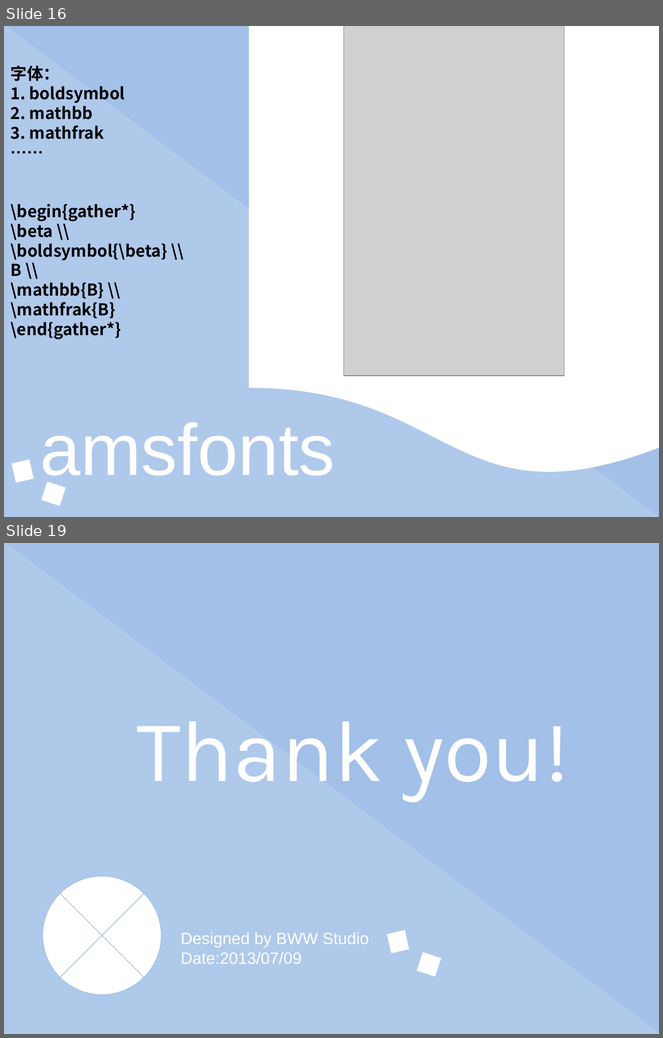
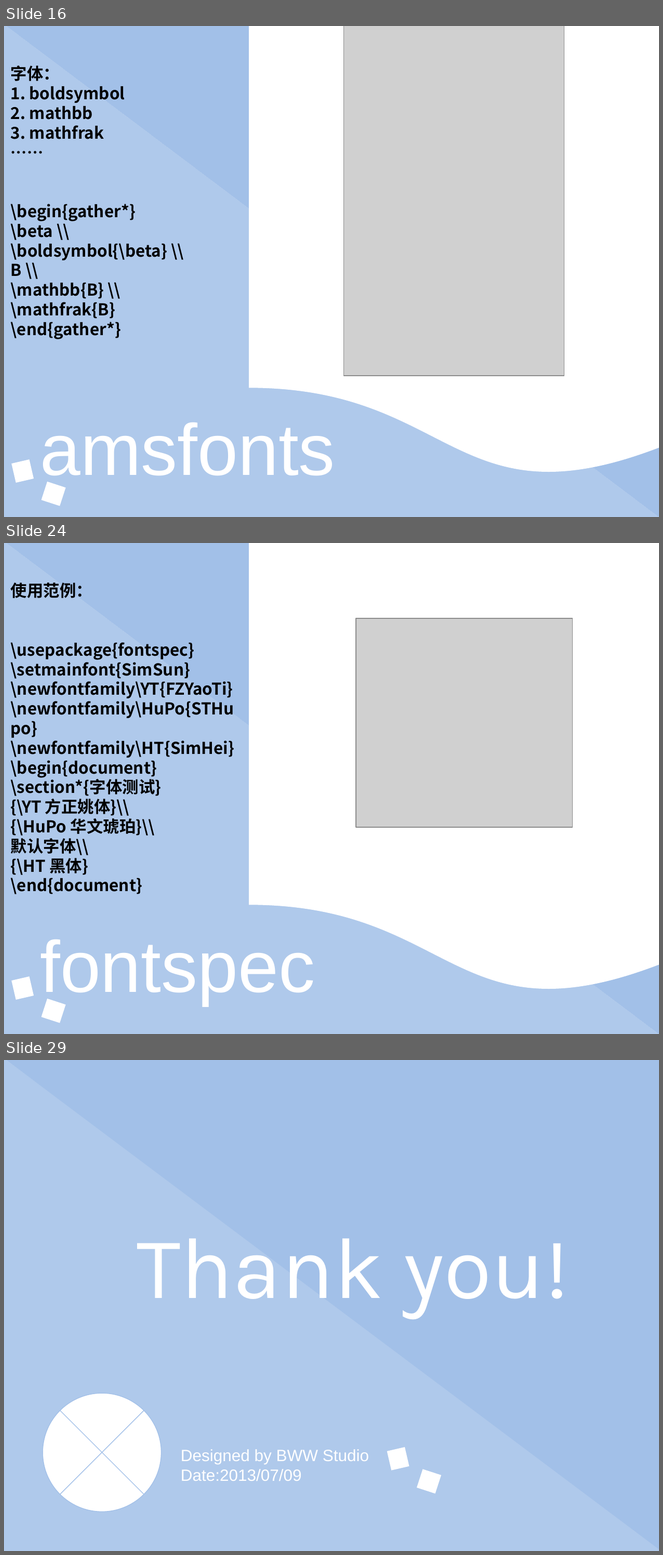
Before and after one commit to eesast/lectures, a slide deck: drafts/latex/常用宏包及其他高阶内容.pptx. Shown one above the other, each under a label of ours: slides 16 and 19 before the commit, slides 16, 24 and 29 after it; the slides between them are not shown. The pictures are 663x1038 and 663x1555 pixels, drawn with LibreOffice and Linux fonts; fonts in the diff are those of the drawing; grey boxes stand for pictures. Boxes give left, top, right and bottom in pixels: in the first picture for what was removed or moved away, otherwise in the second. Text is boxed around its words. In the diff, an @@ line names an element or a change of style, - is before the commit and + after.

```diff
--- a/drafts/latex/常用宏包及其他高阶内容.pptx
+++ b/drafts/latex/常用宏包及其他高阶内容.pptx
@@ slide 24 added at (x1=4, y1=543, x2=659, y2=1034), background #FFFFFF @@
@@ right triangle added at (x1=4, y1=543, x2=659, y2=1034), fill #A2C0E8 at 85% opacity @@
@@ right triangle added at (x1=4, y1=543, x2=659, y2=1034), fill #A2C0E8 @@
@@ flow chart document added at (x1=249, y1=543, x2=659, y2=995), fill #FFFFFF @@
@@ text added at (x1=11, y1=583, x2=235, y2=895), 18 pt, text #000000, bold @@
+使用范例：
+\usepackage{fontspec}
+\setmainfont{SimSun}
+\newfontfamily\YT{FZYaoTi}
+\newfontfamily\HuPo{STHupo}
+\newfontfamily\HT{SimHei}
+\begin{document}
+\section*{字体测试}
+{\YT 方正姚体}\\
+{\HuPo 华文琥珀}\\
+默认字体\\
+{\HT 黑体}
+\end{document}
@@ picture added at (x1=356, y1=618, x2=573, y2=827) @@
@@ text added at (x1=40, y1=940, x2=315, y2=1005), 80 pt, text #FFFFFF @@
+fontspec
@@ rectangle added at (x1=11, y1=977, x2=34, y2=1000), fill #FFFFFF @@
@@ rectangle added at (x1=41, y1=999, x2=66, y2=1024), fill #FFFFFF @@
@@ what was slide 19 is now slide 29 @@
```
Also in this commit, not shown: 1 slide changed, 12 other slides added, 3 slides removed, 1 other file.
